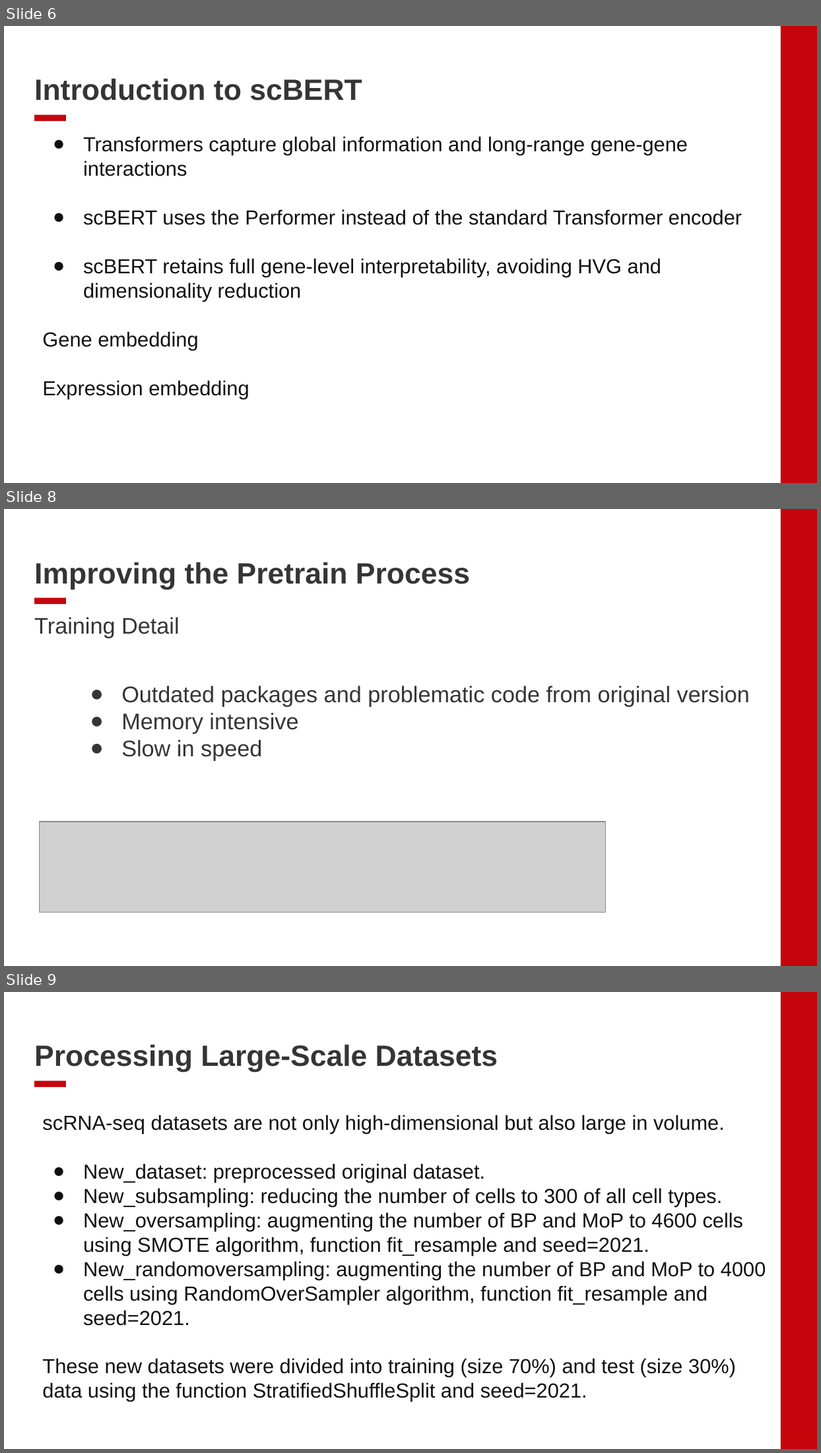
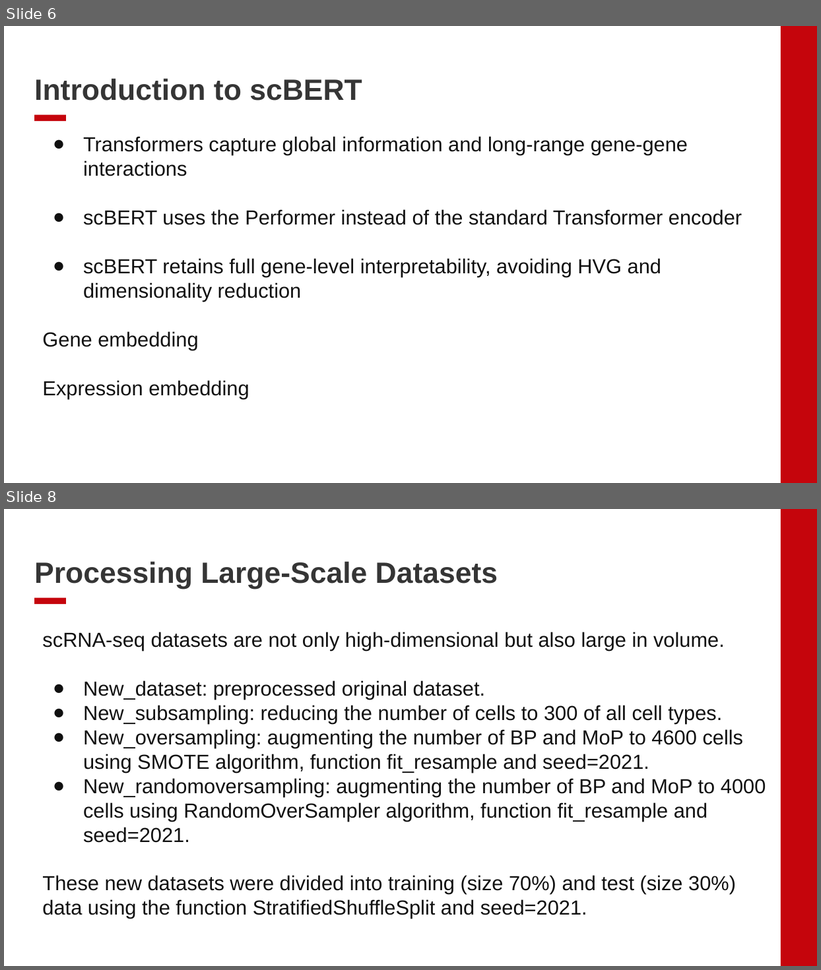
Before and after one commit to ElliotXie/CS769_HW5, a slide deck: HW5.pptx. Shown one above the other, each under a label of ours: slides 6, 8 and 9 before the commit, slides 6 and 8 after it; the slides between them are not shown. The pictures are 821x1453 and 821x970 pixels, drawn with LibreOffice and Linux fonts; fonts in the diff are those of the drawing; grey boxes stand for pictures; background and template pictures are left out. Boxes give left, top, right and bottom in pixels: in the first picture for what was removed or moved away, otherwise in the second. Text is boxed around its words. In the diff, an @@ line names an element or a change of style, - is before the commit and + after.

```diff
--- a/HW5.pptx
+++ b/HW5.pptx
@@ slide 8 removed at [4, 509, 817, 966], background #FFFFFF; not listed: 2 template elements that a slide beside it also shows @@
@@ title removed at [34, 562, 470, 638] @@
-Improving the Pretrain Process
-Training Detail
@@ text removed at [121, 686, 750, 760] @@
-● Outdated packages and problematic code from original version
-● Memory intensive
-● Slow in speed
@@ picture removed at [39, 822, 606, 913] @@
@@ what was slide 9 is now slide 8 @@
```
Also in this commit, not shown: 1 slide changed.
